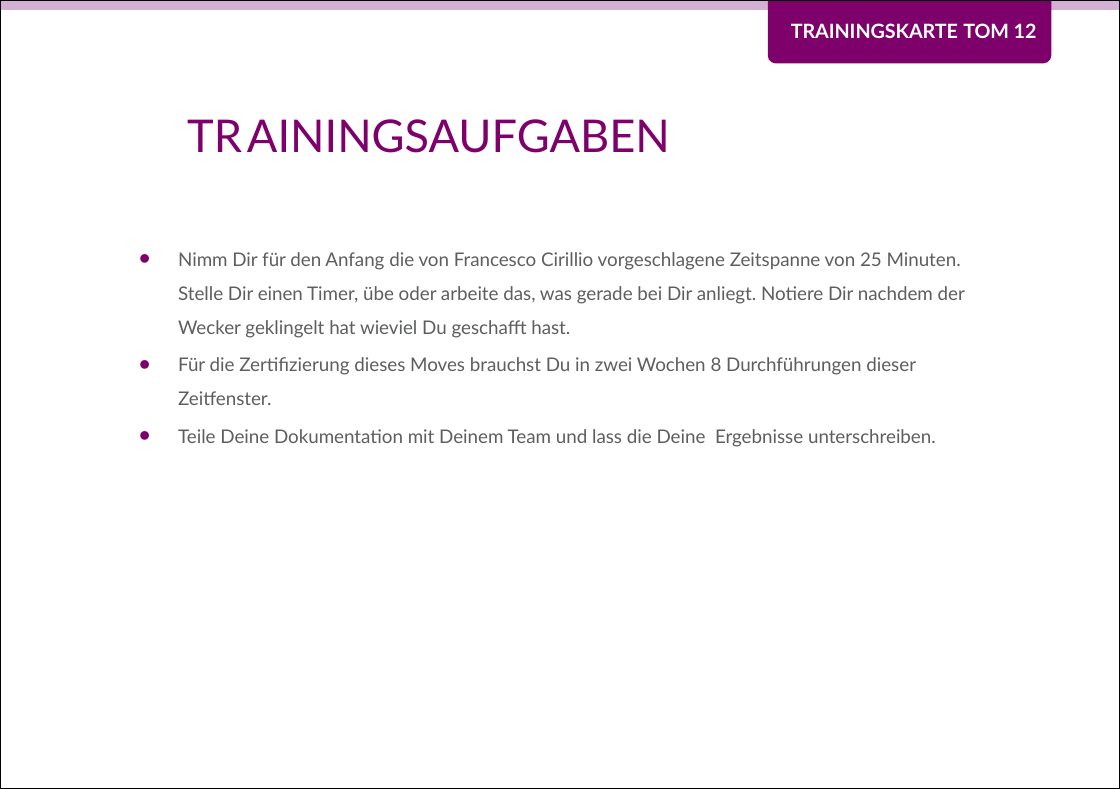
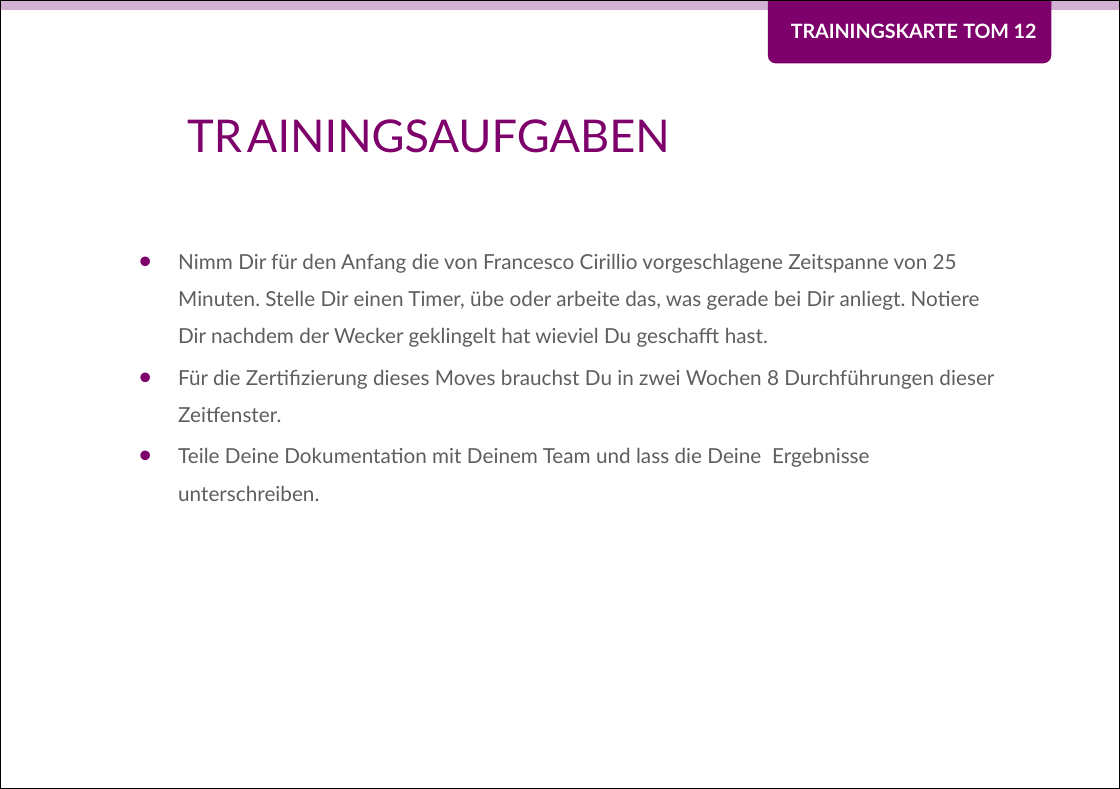
Before and after one commit to Teamtool/training-materials, a slide deck: slide 2 of music moves/Tomatoes (TOM)/ger/apprentice/ger_TOM_12_Was_passt_in_eine_Tomate.pptx. Drawn at 1120x789 pixels with LibreOffice and Linux fonts; fonts in the diff are those of the drawing; background and template pictures are left out. Boxes give left, top, right and bottom in pixels: in the first picture for what was removed or moved away, otherwise in the second. Text is boxed around its words. In the diff, an @@ line names an element or a change of style, - is before the commit and + after.

Commit message:
TOM 12 angepasst

```diff
--- a/music moves/Tomatoes (TOM)/ger/apprentice/ger_TOM_12_Was_passt_in_eine_Tomate.pptx
+++ b/music moves/Tomatoes (TOM)/ger/apprentice/ger_TOM_12_Was_passt_in_eine_Tomate.pptx
@@ text "Nimm Dir für den Anfang ..." at [178,254,994,501]: size 10 to 11 pt @@
```
